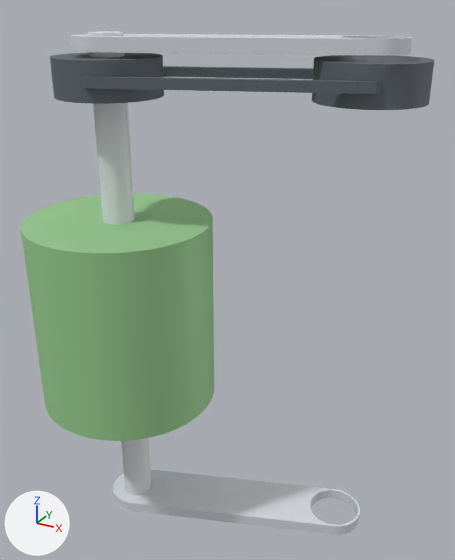
What one commit did to the glTF model cad/advantagescope/Robot_BIOBUZZ/model_3.glb.
Rendered twice from a camera (50 mm lens) standing at (0.0649, -0.2367, 0.0759) and looking at (-0.009, -0.1024, 0.0087). Every picture has the same lights, and +X, +Y and +Z are marked at lower left. The older version comes first. Vertices at exactly the same position are counted once.

In view in the first picture: 'part_0', 'part_1', 'part_2', 'part_3'.
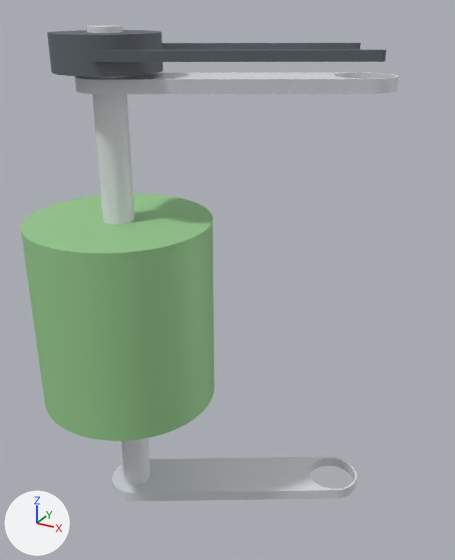
The change, as a list of edits to the scene's bpy script:
```text
Change mat_material_2:
    mat_material_2.base_color: (0.129, 0.149, 0.169) -> (0.749, 0.776, 0.82)  # grey #656c72 -> white #e0e4ea
Change mat_material_3:
    mat_material_3.base_color: (0.749, 0.776, 0.82) -> (0.129, 0.149, 0.169)  # white #e0e4ea -> grey #656c72
Change me_part_2:
    used by ob_part_2; location = (0.0, 0.0, 0.0)
    remove me_part_2.from_pydata(...)  # 374 vertices, 740 faces; spans x -0.0462..0.0356, y -0.1284..-0.0817, z 0.0559..0.0648
    add me_part_2.from_pydata(...)  # 584 vertices, 1176 faces; spans x -0.0411..0.0261, y -0.1229..-0.0777, z -0.0603..0.0603
    me_part_2 part 1: the loose piece of 278 vertices spanning x -0.039..0.0356, y -0.1284..-0.0817, z 0.0559..0.0648 is rebuilt with 292 vertices and now spans x -0.0411..0.0261, y -0.1229..-0.0777, z 0.0571..0.0603
    me_part_2 part 2: a new loose piece of 292 vertices spanning x -0.0411..0.0261, y -0.1229..-0.0777, z -0.0603..-0.0571, in mat_material_2 (white #e0e4ea)
    me_part_2 part 3: the loose piece of 96 vertices spanning x -0.0462..-0.0208, y -0.128..-0.1026, z 0.0559..0.0648 is deleted
Change me_part_3:
    used by ob_part_3; location = (0.0, 0.0, 0.0)
    remove me_part_3.from_pydata(...)  # 584 vertices, 1176 faces; spans x -0.0411..0.0305, y -0.1229..-0.0872, z -0.0641..0.0692
    add me_part_3.from_pydata(...)  # 264 vertices, 524 faces; spans x -0.0462..0.0259, y -0.128..-0.0731, z 0.0615..0.0698
    me_part_3 part 4: the loose piece of 292 vertices spanning x -0.0411..0.0305, y -0.1229..-0.0872, z 0.066..0.0692 is rebuilt with 264 vertices and now spans x -0.0462..0.0259, y -0.128..-0.0731, z 0.0615..0.0698
    me_part_3 part 5: the loose piece of 292 vertices spanning x -0.0411..0.0305, y -0.1229..-0.0872, z -0.0641..-0.061 is deleted
```

Boxes [x1, y1, x2, y2] around the edits, measured in the pictures (455 x 560 px):
'part_2', recoloured, reshaped (16% narrower, 629% taller)
    before: [50, 52, 434, 110]
    after: [75, 72, 398, 501]
'part_3', recoloured, reshaped (90% shorter)
    before: [71, 34, 412, 535]
    after: [47, 30, 386, 77]
part 1 of me_part_2, rebuilt (8% narrower, 59% shorter)
    before: [83, 55, 434, 110]
    after: [75, 72, 398, 94]
part 2 of me_part_2, added
    after: [112, 457, 357, 501]
part 3 of me_part_2, deleted
    before: [50, 52, 164, 104]
part 4 of me_part_3, rebuilt (109% taller)
    before: [71, 34, 412, 56]
    after: [47, 30, 386, 77]
part 5 of me_part_3, deleted
    before: [113, 469, 360, 535]
